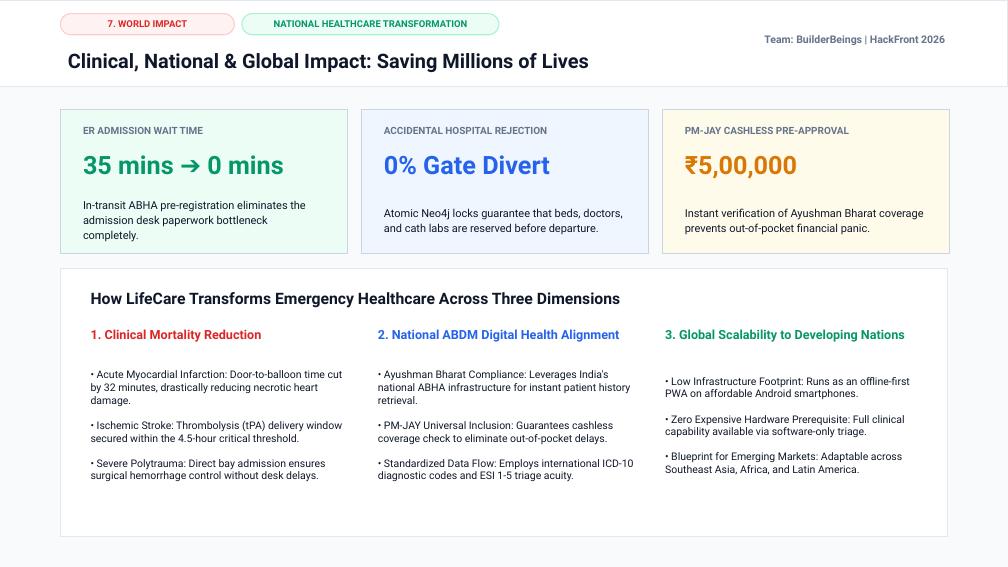
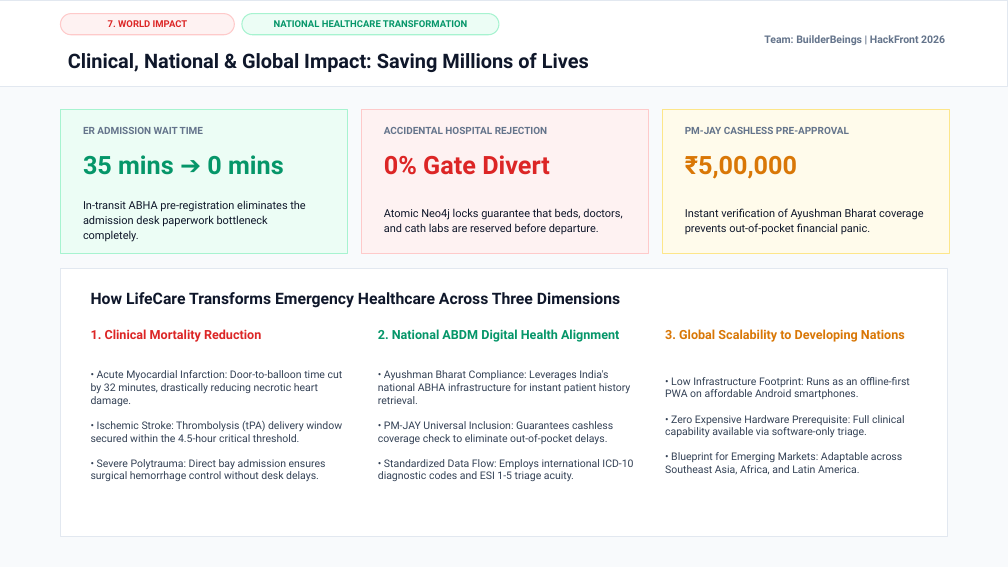
Before and after one commit to Susheem-25/LifeCare, a slide deck: slide 8 of LifeCare_Presentation.pptx. Drawn at 1008x567 pixels with LibreOffice and Linux fonts; fonts in the diff are those of the drawing. Boxes give left, top, right and bottom in pixels: in the first picture for what was removed or moved away, otherwise in the second. Text is boxed around its words. In the diff, an @@ line names an element or a change of style, - is before the commit and + after.

```diff
--- a/LifeCare_Presentation.pptx
+++ b/LifeCare_Presentation.pptx
@@ rectangle at box(60, 110, 348, 253): outline #CBD5E1 1 pt to #A7F3D0 1 pt @@
@@ rectangle at box(361, 110, 649, 253): fill #EFF6FF to #FEF2F2; outline #CBD5E1 1 pt to #FECACA 1 pt @@
@@ rectangle at box(662, 110, 950, 253): outline #CBD5E1 1 pt to #FDE68A 1 pt @@
@@ text "0% Gate Divert" at box(384, 155, 550, 175): text colour #2563EB to #DC2626 @@
@@ text "2. National ABDM Digital Health ..." at box(378, 329, 619, 342): text colour #2563EB to #059669 @@
@@ text "3. Global Scalability to Developing ..." at box(665, 329, 905, 342): text colour #059669 to #D97706 @@
@@ text colour #0F172A to #334155 in 3 elements at box(91, 370, 343, 481), box(378, 370, 633, 481), box(665, 377, 910, 474) @@
```
Also in this commit, not shown: 9 other slides changed.
